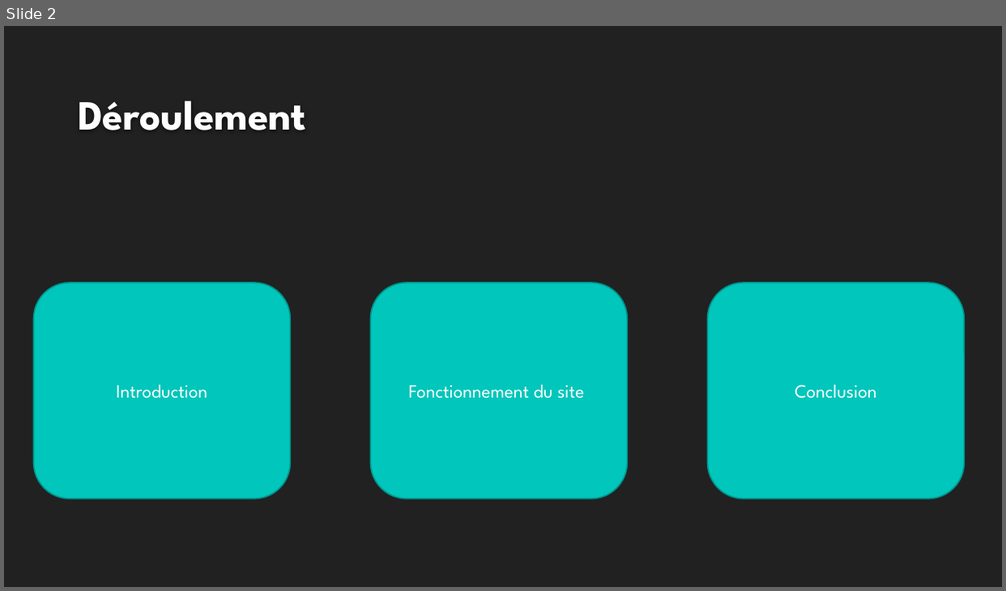
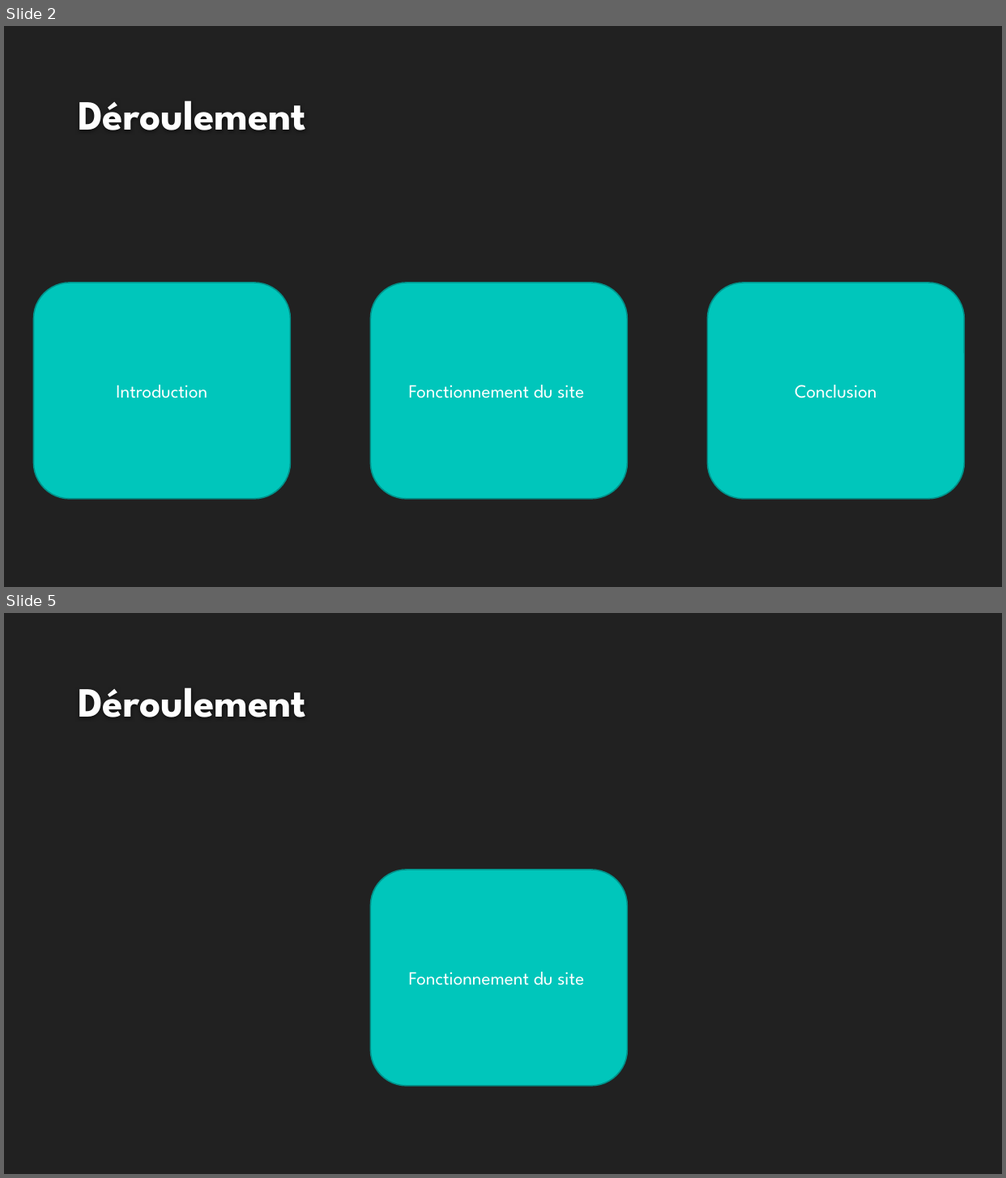
Before and after one commit to JeremyGfeller/Pre-TPi, a slide deck: Documentation/Présentation.pptx. Shown one above the other, each under a label of ours: slide 2 before the commit, slides 2 and 5 after it; the slides between them are not shown. The pictures are 1006x591 and 1006x1178 pixels, drawn with LibreOffice and Linux fonts; fonts in the diff are those of the drawing; background and template pictures are left out. Boxes give left, top, right and bottom in pixels: in the first picture for what was removed or moved away, otherwise in the second. Text is boxed around its words. In the diff, an @@ line names an element or a change of style, - is before the commit and + after.

```diff
--- a/Documentation/Présentation.pptx
+++ b/Documentation/Présentation.pptx
@@ slide 5 added at box(4, 613, 1002, 1174), background #212121 @@
@@ title added at box(78, 688, 306, 717), 40 pt, text #FEFEFE, bold @@
+Déroulement
@@ rounded rectangle added at box(371, 870, 628, 1086), fill #00C6BB, outline #00928A 1.25 pt, 18 pt, text #FFFFFF @@
+Fonctionnement du site
```
Also in this commit, not shown: 1 slide changed, 5 other slides added, 1 slide removed.
